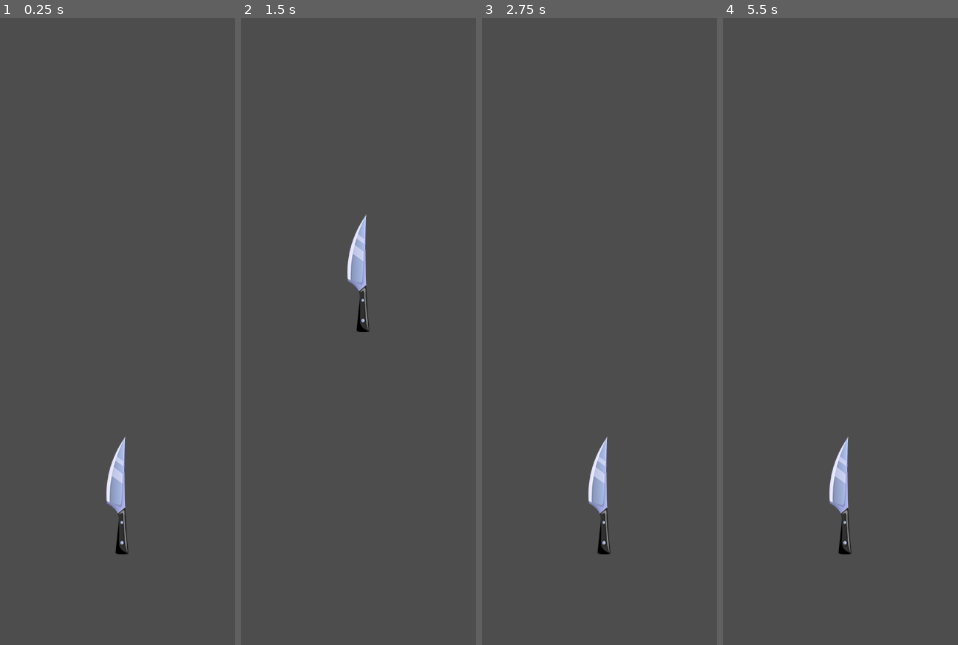
Above: before the commit, frames 1-4 (left to right).
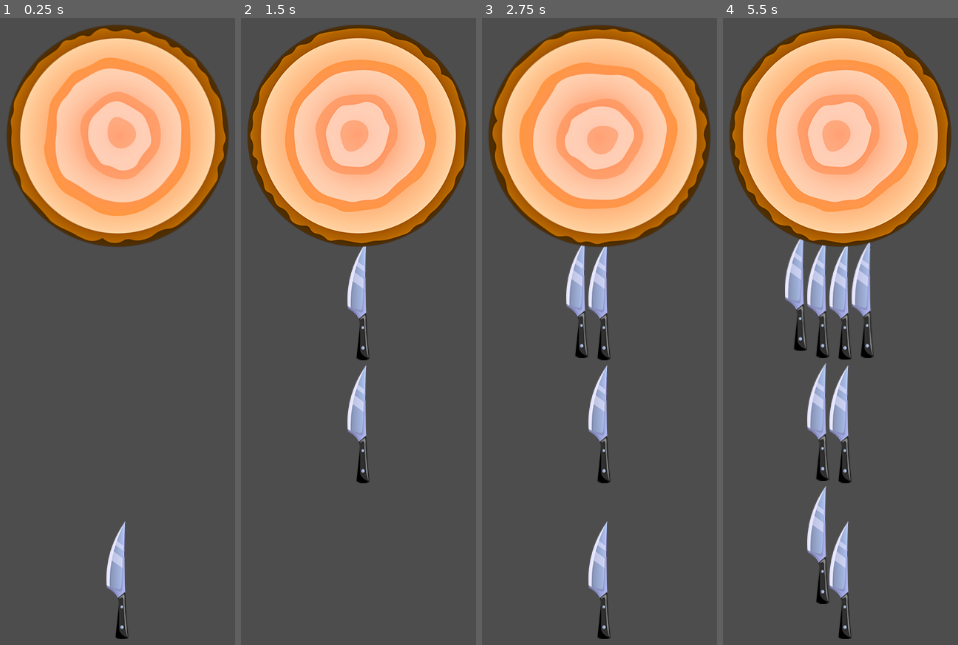
Above: after the commit, the same moments.

Repository: 1Magz1/Godot-Mobile-Game
Game: Godot game, scene res://scenes/game/game.tscn
The game is run twice, just before and just after one commit, with the same random seed, the same clock (stepped at 60 frames per second) and the same inputs.
Inputs (mouse positions are in pixels of both pictures, inside the frame that each line leads up to):
- Up to frame 1 (0.25 s): no input
- Up to frame 2 (1.5 s): move the mouse to (475, 243) at 0.52 s; click (475, 243) at 0.67 s; move the mouse to (252, 325) at 1.27 s; click (252, 325) at 1.42 s
- Up to frame 3 (2.75 s): move the mouse to (653, 105) at 2.02 s; click (653, 105) at 2.17 s
- Up to frame 4 (5.5 s): move the mouse to (814, 444) at 2.77 s; click (814, 444) at 2.92 s; move the mouse to (outside the picture) at 3.52 s; click (outside the picture) at 3.67 s; move the mouse to (outside the picture) at 4.27 s; click (outside the picture) at 4.42 s; move the mouse to (866, 281) at 5.02 s; click (866, 281) at 5.17 s

The runs differ from the first frame. In frame 1, 28% of the frame differs, in the area x 2-98%, y 1-100%; in frame 2, 28%; in frame 3, 31%; in frame 4, 34%.

Commit message:
main
add target

Diff:
--- a/elements/knife/knife.tscn
+++ b/elements/knife/knife.tscn
@@ -8,6 +8,8 @@
 height = 166.0
 
 [node name="Knife" type="CharacterBody2D"]
+collision_layer = 3
+collision_mask = 14
 script = ExtResource("1_lkrn2")
 
 [node name="Collision" type="CollisionShape2D" parent="."]
--- /dev/null
+++ b/elements/targets/target/target.gd
@@ -0,0 +1,6 @@
+extends CharacterBody2D
+
+var speed := PI
+
+func _physics_process(delta: float):
+	rotation += speed * delta
--- /dev/null
+++ b/elements/targets/target/target.tscn
@@ -0,0 +1,18 @@
+[gd_scene load_steps=4 format=3 uid="uid://dmo1fhbo3o2jm"]
+
+[ext_resource type="Script" path="res://elements/targets/target/target.gd" id="1_5p67r"]
+[ext_resource type="Texture2D" uid="uid://be686yqc5ixj1" path="res://assets/target2.png" id="1_o5v82"]
+
+[sub_resource type="CircleShape2D" id="CircleShape2D_jnocb"]
+radius = 140.0
+
+[node name="Target" type="CharacterBody2D"]
+collision_layer = 4
+collision_mask = 2
+script = ExtResource("1_5p67r")
+
+[node name="Sprite" type="Sprite2D" parent="."]
+texture = ExtResource("1_o5v82")
+
+[node name="Collision" type="CollisionShape2D" parent="."]
+shape = SubResource("CircleShape2D_jnocb")
--- a/project.godot
+++ b/project.godot
@@ -27,6 +27,12 @@
 
 pointing/emulate_touch_from_mouse=true
 
+[layer_names]
+
+2d_physics/layer_2="knife"
+2d_physics/layer_3="target"
+2d_physics/layer_4="apple"
+
 [rendering]
 
 renderer/rendering_method="gl_compatibility"
--- a/scenes/game/game.tscn
+++ b/scenes/game/game.tscn
@@ -1,8 +1,15 @@
-[gd_scene load_steps=2 format=3 uid="uid://cx1lmy5agpnqa"]
+[gd_scene load_steps=3 format=3 uid="uid://cx1lmy5agpnqa"]
 
 [ext_resource type="PackedScene" uid="uid://x1h6dipffh55" path="res://elements/knife_shooter/knife_shooter.tscn" id="1_h04h5"]
+[ext_resource type="PackedScene" uid="uid://dmo1fhbo3o2jm" path="res://elements/targets/target/target.tscn" id="2_4qd1b"]
 
 [node name="Game" type="Node2D"]
 position = Vector2(360, 826)
 
 [node name="KnifeShooter" parent="." instance=ExtResource("1_h04h5")]
+position = Vector2(2.08165e-12, 400)
+
+[node name="Target" parent="." instance=ExtResource("2_4qd1b")]
+position = Vector2(2.08165e-12, -200)
+
+[node name="Camera2D" type="Camera2D" parent="."]
